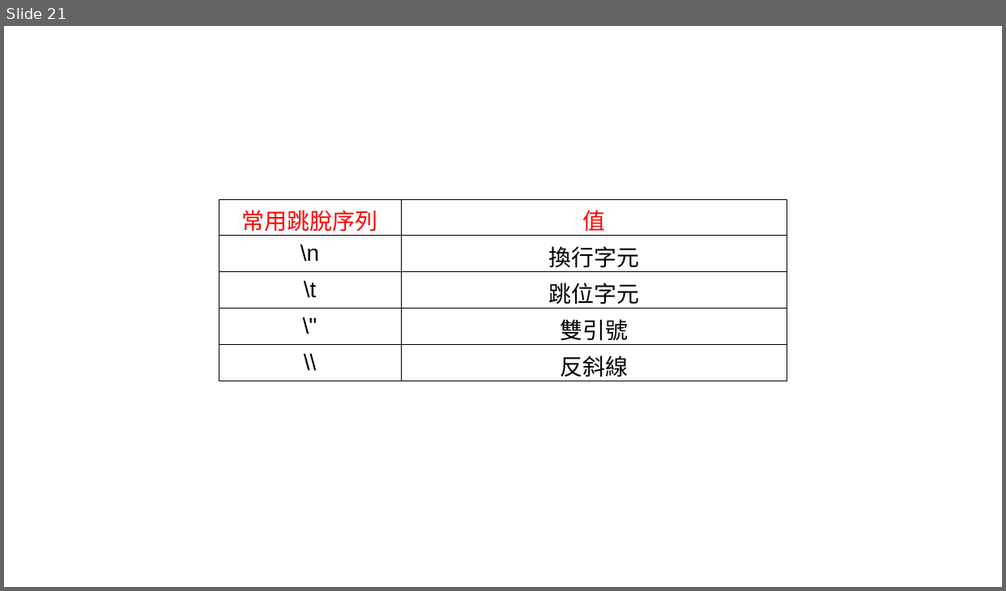
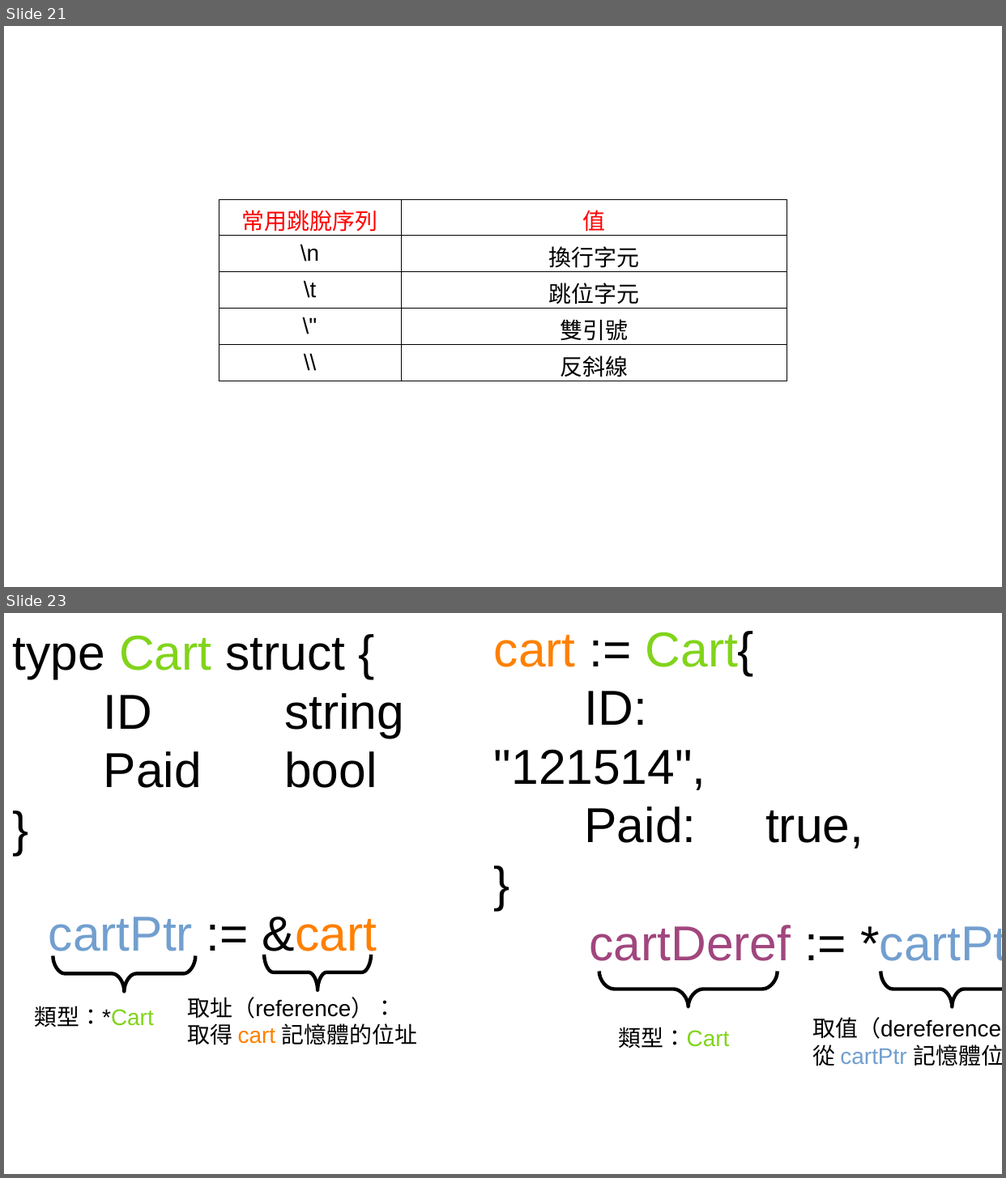
Before and after one commit to oneleo/golang-cht, a slide deck: images/images.odp. Shown one above the other, each under a label of ours: slide 21 before the commit, slides 21 and 23 after it; the slides between them are not shown. The pictures are 1006x591 and 1006x1178 pixels, drawn with LibreOffice and Linux fonts; fonts in the diff are those of the drawing. Boxes give left, top, right and bottom in pixels: in the first picture for what was removed or moved away, otherwise in the second. Text is boxed around its words. In the diff, an @@ line names an element or a change of style, - is before the commit and + after.

```diff
--- a/images/images.odp
+++ b/images/images.odp
@@ slide 23 added at [4, 613, 1002, 1174], background #FFFFFF @@
@@ text added at [13, 635, 404, 788], 39 pt, text #000000 @@
+type Cart struct {
+ID string
+Paid bool
+}
@@ text added at [494, 631, 863, 849], 39 pt, text #000000 @@
+cart := Cart{
+ID: "121514",
+Paid: true,
+}
@@ text added at [49, 917, 377, 960], 39 pt, text #729FCF @@
+cartPtr := &cart
@@ text added at [590, 925, 791, 961], 39 pt, text #A1467E @@
+cartDeref := *cartPtr
@@ freeform shape added at [53, 956, 195, 991], outline #000000 2.83 pt @@
@@ freeform shape added at [264, 955, 371, 990], outline #000000 2.83 pt @@
@@ freeform shape added at [599, 972, 778, 1007], outline #000000 2.83 pt @@
@@ freeform shape added at [881, 972, 1002, 1007], outline #000000 2.83 pt @@
@@ text added at [188, 997, 418, 1046], 18 pt, text #000000 @@
+取址（reference）：
+取得 cart 記憶體的位址
@@ text added at [34, 1006, 153, 1027], 18 pt, text #000000 @@
+類型：*Cart
@@ text added at [812, 1017, 1002, 1067], 18 pt, text #000000 @@
+取值（dereference）：
+從 cartPtr 記憶體位址取值
@@ text added at [619, 1027, 730, 1048], 18 pt, text #81D41A @@
+類型：Cart
```
Also in this commit, not shown: 20 slides changed, 2 other slides added, 1 slide removed, 6 other files.
